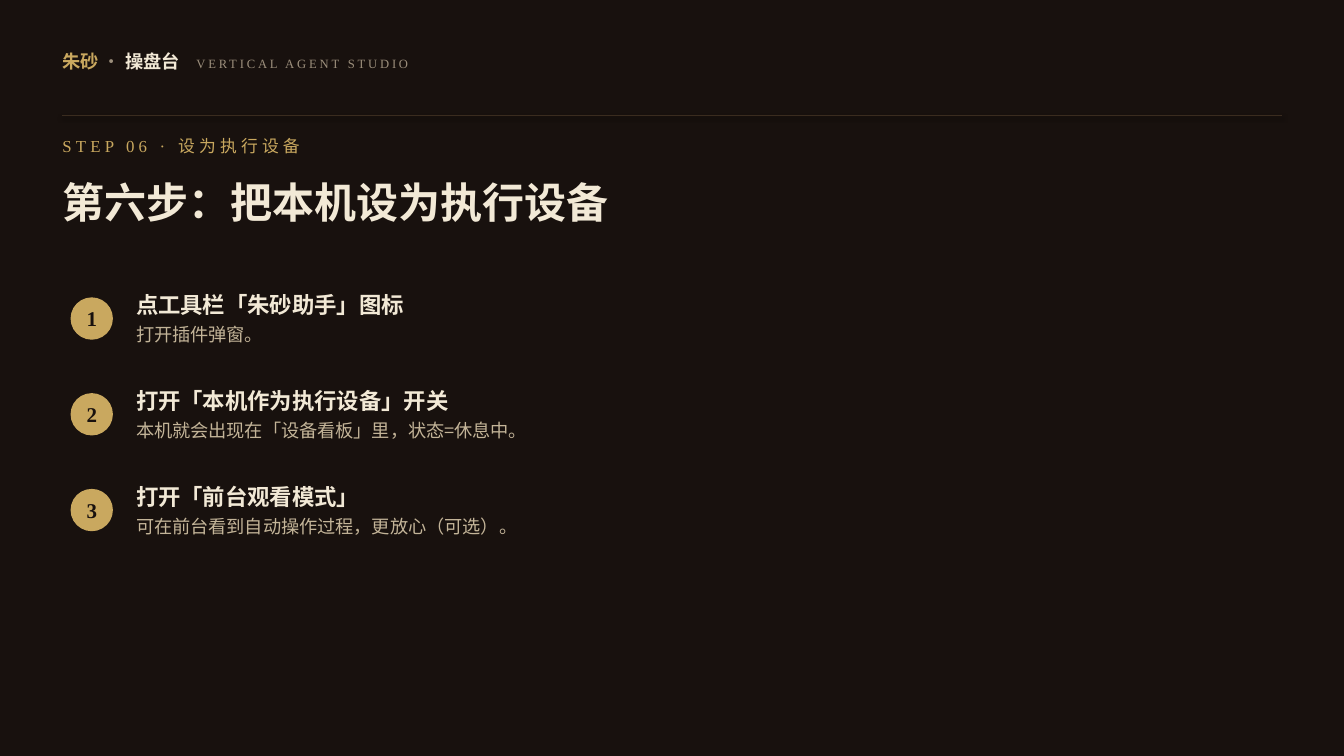
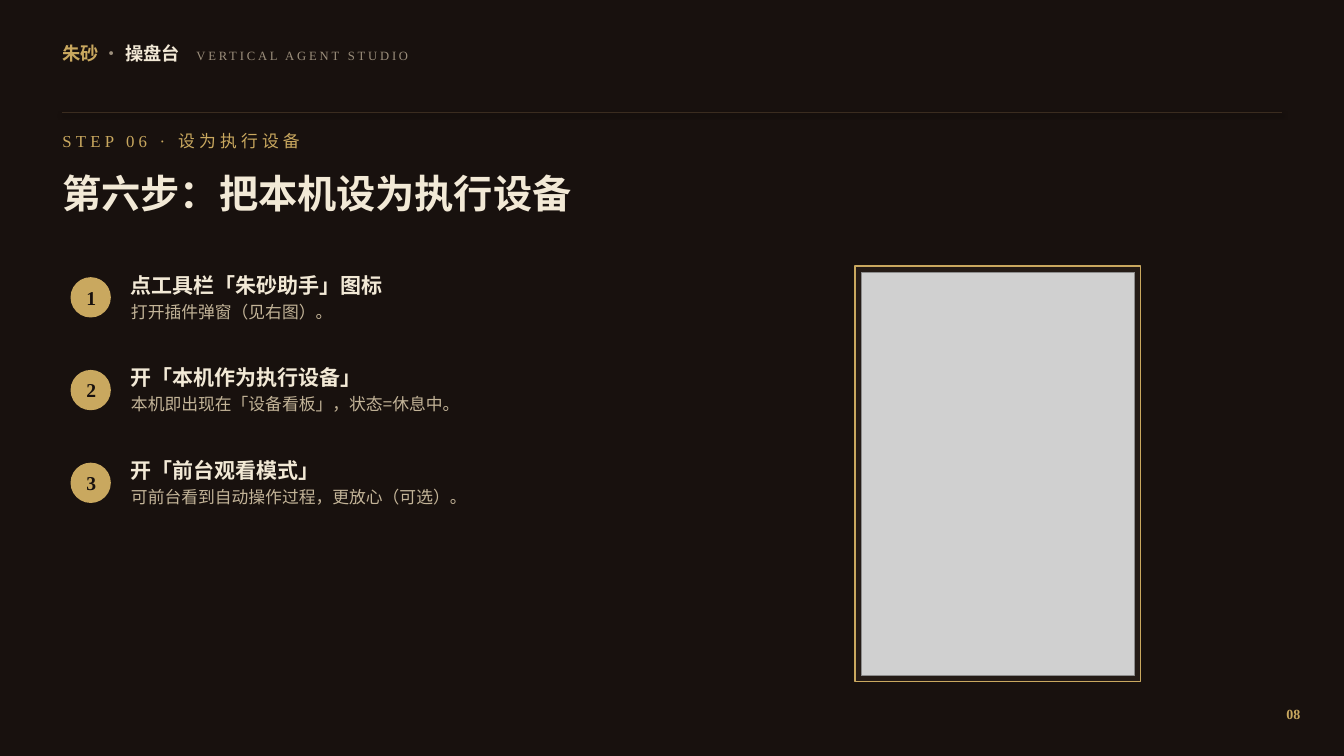
Before and after one commit to yonglin22/xhsneirongshengcheng, a slide deck: slide 9 of downloads/朱砂助手插件安装教程.pptx. Drawn at 1344x756 pixels with LibreOffice and Linux fonts; fonts in the diff are those of the drawing; grey boxes stand for pictures. Boxes give left, top, right and bottom in pixels: in the first picture for what was removed or moved away, otherwise in the second. Text is boxed around its words. In the diff, an @@ line names an element or a change of style, - is before the commit and + after.

```diff
--- a/downloads/朱砂助手插件安装教程.pptx
+++ b/downloads/朱砂助手插件安装教程.pptx
@@ text "朱砂 · 操盘台 VERTICAL AGENT ...": place and size @@
-text "朱砂 · 操盘台 VERTICAL AGENT ..." at (62,52,179,70)
+text "朱砂 · 操盘台 VERTICAL AGENT ..." at (62,44,179,62)
@@ elbow line moved from (63, 116) - (1282, 116) to (63, 113) - (1282, 113) @@
@@ text "STEP 06 · 设为执行设备": place and size @@
-text "STEP 06 · 设为执行设备" at (62,138,300,154)
+text "STEP 06 · 设为执行设备" at (62,133,300,149)
@@ text "第六步：把本机设为执行设备": place and size @@
-text "第六步：把本机设为执行设备" at (62,182,608,222)
+text "第六步：把本机设为执行设备" at (62,174,571,212)
@@ text "第六步：把本机设为执行设备" at (62,174,571,212): size 30 to 28 pt @@
@@ rectangle added at (855,266,1140,682), fill #241B16, outline #C9A85F 1 pt @@
@@ ellipse "1": place and size @@
-ellipse "1" at (71,297,113,340)
+ellipse "1" at (71,277,111,318)
@@ text at (131,275,383,295): size 16 to 15 pt in "点工具栏「朱砂助手」图标" @@
@@ text "点工具栏「朱砂助手」图标": place and size @@
-text "点工具栏「朱砂助手」图标" at (136,294,404,343)
+text "点工具栏「朱砂助手」图标" at (131,275,383,320)
@@ picture added at (861,272,1134,676) @@
@@ text at (131,304,332,320): text changed; size 13 to 12 pt @@
-打开插件弹窗。
+打开插件弹窗（见右图）。
@@ ellipse "2": place and size @@
-ellipse "2" at (71,393,113,436)
+ellipse "2" at (71,370,111,410)
@@ text at (131,367,459,412): text changed; size 13 to 12 pt @@
-打开「本机作为执行设备」开关
-本机就会出现在「设备看板」里，状态=休息中。
+开「本机作为执行设备」
+本机即出现在「设备看板」，状态=休息中。
@@ size 15 to 14 pt in 3 elements at (71,277,111,318), (71,370,111,410), (71,463,111,503) @@
@@ ellipse "3": place and size @@
-ellipse "3" at (71,489,113,531)
+ellipse "3" at (71,463,111,503)
@@ text at (131,460,467,505): text changed; size 13 to 12 pt @@
-打开「前台观看模式」
-可在前台看到自动操作过程，更放心（可选）。
+开「前台观看模式」
+可前台看到自动操作过程，更放心（可选）。
@@ text added at (1286,710,1300,719), 10 pt, text #C9A85F, bold @@
+08
```
Also in this commit, not shown: 11 other slides changed, 1 slide added, 24 other files.
